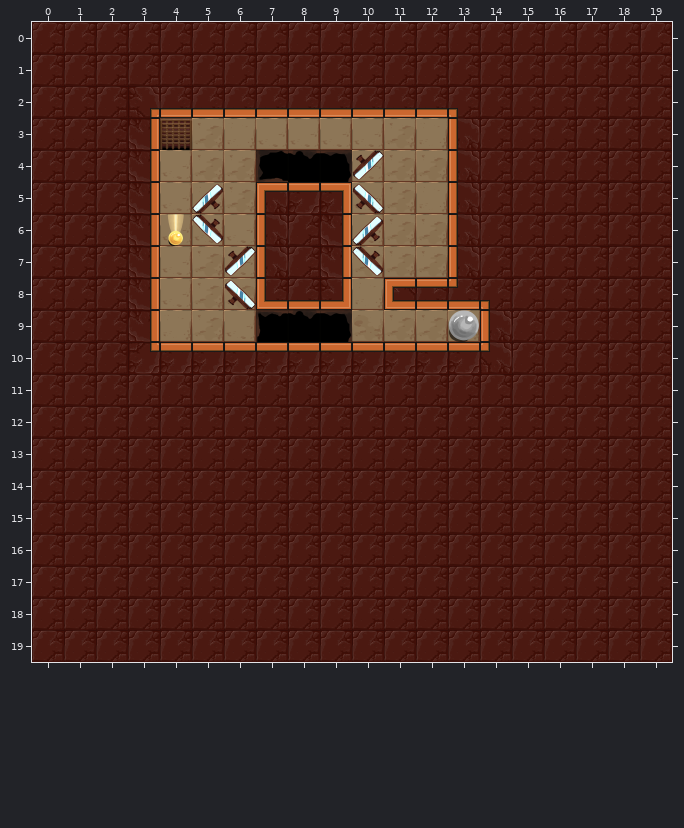
A Tiled map gets an edit: assets/levels/friends_release/olivial3.tmx. The first picture shows the starting point.
Cells are 128x128 px. Shown: x 0..19, y 0..19.
After the commit:
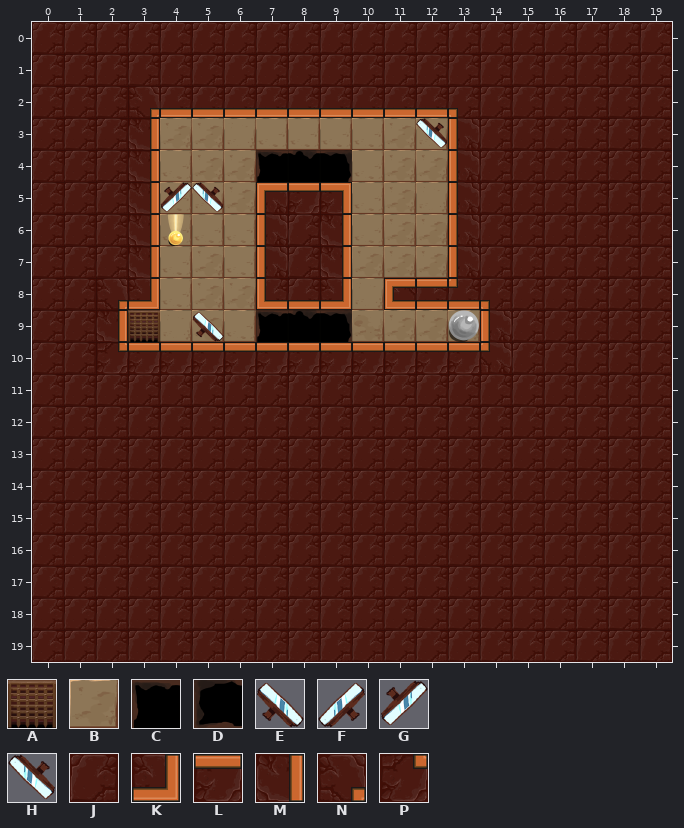
Key: from "exit": A 0; from "floors": B 1; from "holes": C 0, D 11; from "light": E 8, F 8 flipped left-right, G 8 flipped up-down, H 8 turned 180; from "walls": J 0, K 4, L 7, M 8, N 10, P 11.
_ is an empty cell.
Objects are placed by their top-left corner, in cells (3,4 is the top-left corner of cell 3,4); size is 1x1 cell unless given.
Diff:
Layer "Floor":
y 9: x 3 _ -> B
Layer "Holes":
y 4: x 7 _ -> C
Layer "Walls":
y 4: x 7 D -> _
y 8: x 2..3 JM -> NK
y 9: x 2..3 JM -> M_
y 10: x 2..3 JP -> PL
Layer "Mirrors":
changed: H "mirror" at 10,7 -> H "mirror" at 12,3
changed: F "mirror" at 5,5 -> G "mirror" at 4,5
changed: H "mirror" at 5,6 -> H "mirror" at 5,5
changed: E "mirror" at 6,8 -> E "mirror" at 5,9
removed: G "mirror" at 10,4
removed: E "mirror" at 10,5
removed: F "mirror" at 10,6
removed: G "mirror" at 6,7
Layer "Exit":
changed: A "exit" at 4,3 -> A "exit" at 3,9
Pixel boxes of the changes (left, top, right, bottom) in both pictures:
old place: (160, 118, 192, 150)
new place: (416, 118, 448, 148)
changed: (256, 150, 288, 182)
changed: (352, 150, 384, 276)
changed: (160, 182, 256, 342)
changed: (96, 278, 160, 374)
